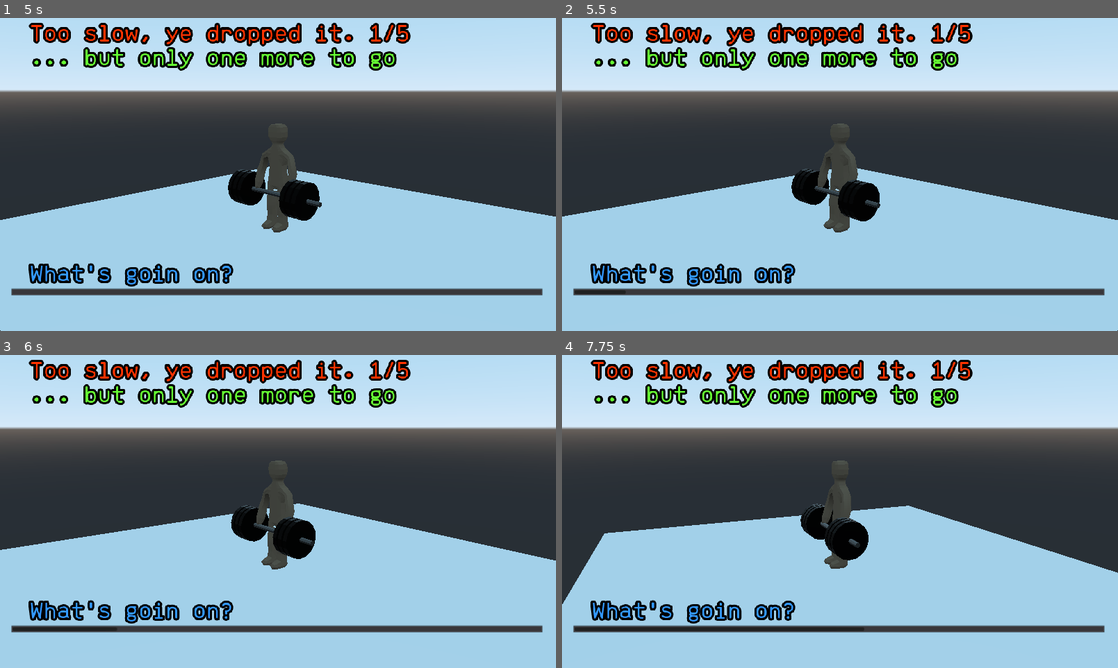
Above: before the commit, frames 1-4 (two rows, left to right).
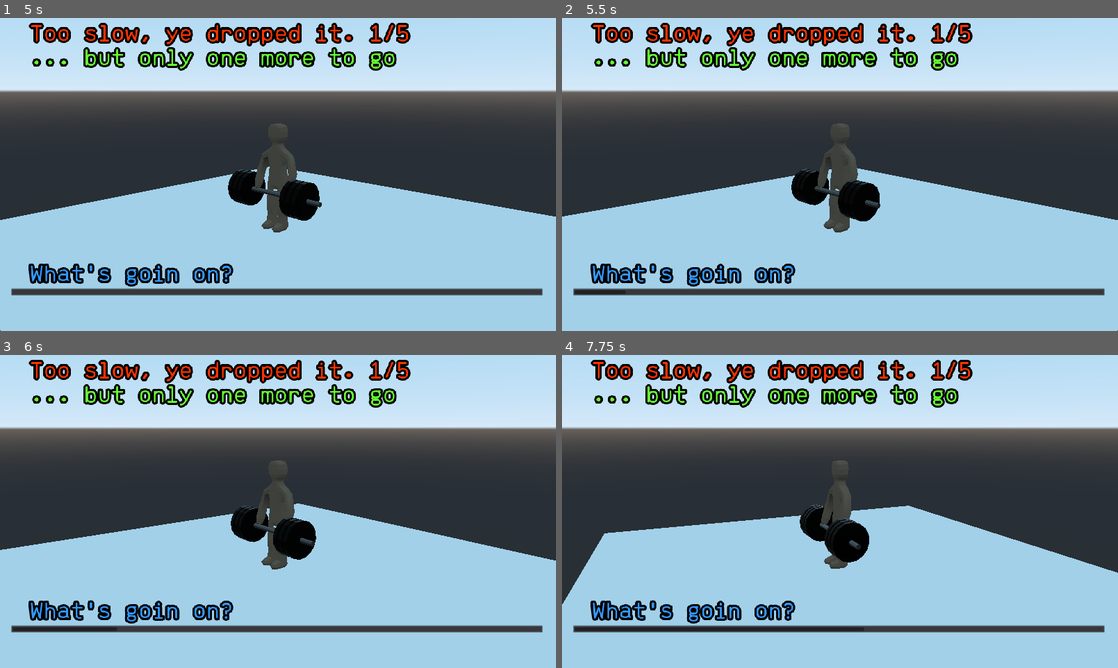
Above: after the commit, the same moments.

Repository: organicpencil/muscle-typer
Game: Godot game, scene res://start.tscn
Two runs of this game, one before a commit and one after it. Both use one fixed random seed, a clock stepped at 60 frames per second and the inputs below.
Inputs:
- Up to frame 1 (5 s): tap Enter at 0.5, 0.6, 1.35, 2.1, 2.85, 3.6, 4.35 s
- Up to frame 2 (5.5 s): tap Enter at 5.1 s
- Up to frame 3 (6 s): tap Enter at 5.85 s
- Up to frame 4 (7.75 s): tap Enter at 6.6, 7.35 s

Frame 1 is identical in both runs. In frame 2, less than 0.1% of the frame differs, in the area x 41-58%, y 43-65%; in frame 3, 0.1%; in frame 4, 0.3%, in the area x 42-56%, y 43-67%.

Commit message:
Re-add muscle growth

Diff:
--- a/project/player/player.gd
+++ b/project/player/player.gd
@@ -11,7 +11,8 @@
 
 ## Important vars
 #var lift_speed = 0.0 # Set me to determine lifting speed. Normal = 1.0
-var arm_size = 0.0 # Ranges from 0.0 to 1.0
+var growth_delta = 0.1 # Amount to grow with each phrase
+var arm_size = 0.0 # Ranges from 0.0 to 1.0 (don't need to touch, change growth_delta instead)
 var lift_percent = 0.0 # Ranges from 0.0 to 1.0, should match percent of letters typed
 
 ### Signals that might be important for sound and scoring
@@ -56,17 +57,19 @@
 	_lifting = false
 	_anim_lift.play("lift_down", 0.2)
 	lift_percent = 0.0
+	arm_size += growth_delta
 
 func _on_lift_failure():
 	_anim_lift.play("lift_down", 0.2)
 	lift_percent = 0.0
+	arm_size += growth_delta
 
 func _on_lift_progress(percent):
 	lift_percent = percent
 
 func _process(delta):
 	_lift_percent_lerp = lerp(_lift_percent_lerp, lift_percent, 0.1)
-	_arm_size_lerp = lerp(_arm_size_lerp, arm_size, 0.01)
+	_arm_size_lerp = min(lerp(_arm_size_lerp, arm_size, 0.01), 1.0)
 
 	if !_anim_lift.is_playing():
 		_lifting = true
